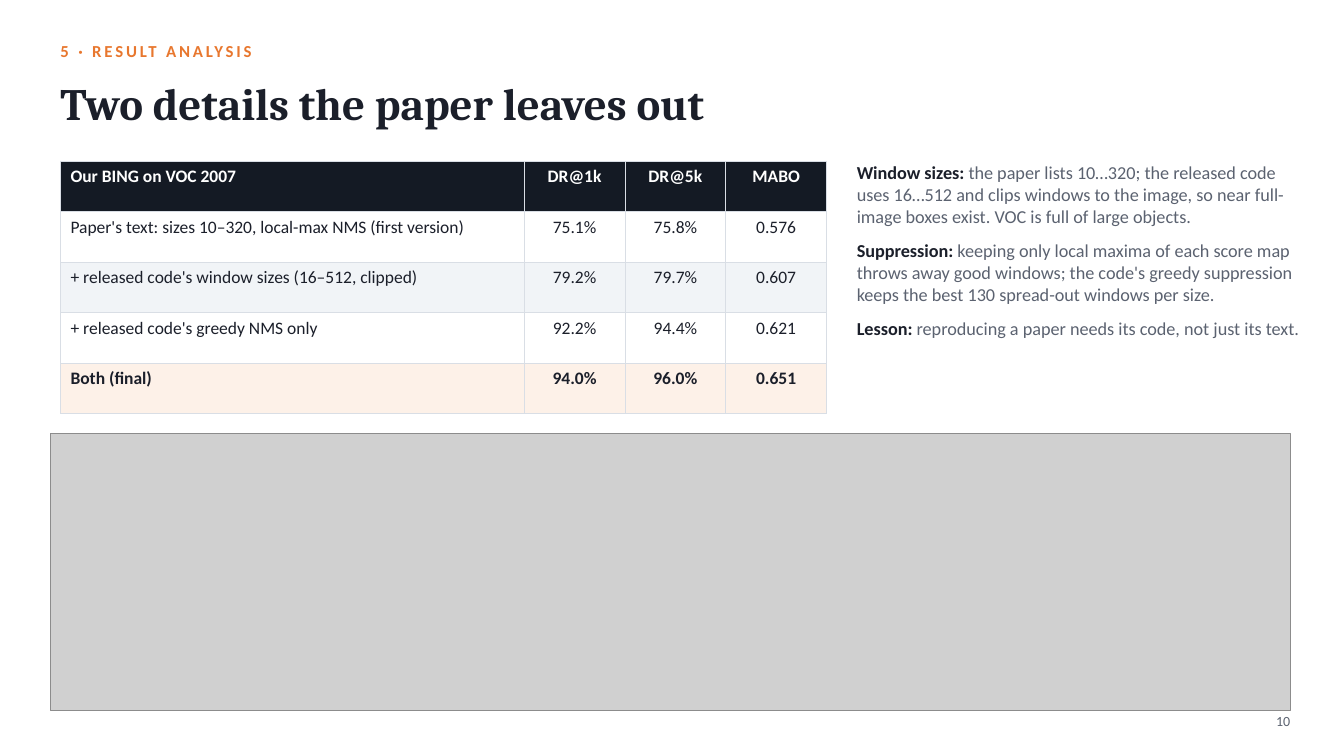
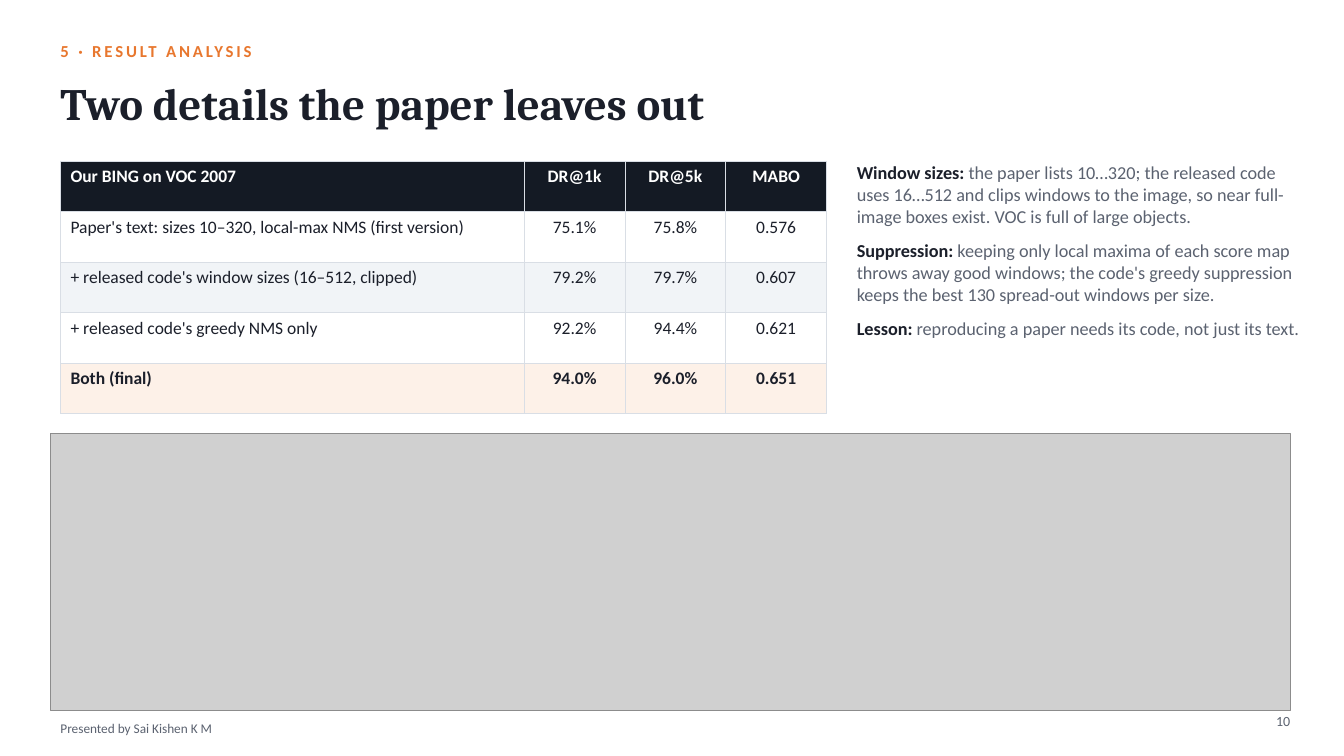
Before and after one commit to hari18305/cvprojectg10, a slide deck: slide 10 of presentation/BING_Objectness_Group10.pptx. Drawn at 1344x756 pixels with LibreOffice and Linux fonts; fonts in the diff are those of the drawing; grey boxes stand for pictures. Boxes give left, top, right and bottom in pixels: in the first picture for what was removed or moved away, otherwise in the second. Text is boxed around its words. In the diff, an @@ line names an element or a change of style, - is before the commit and + after.

```diff
--- a/presentation/BING_Objectness_Group10.pptx
+++ b/presentation/BING_Objectness_Group10.pptx
@@ text added at [60,724,212,735], 9.5 pt, text #5B6270 @@
+Presented by Sai Kishen K M
```
Also in this commit, not shown: 10 other slides changed, 4 other files.
